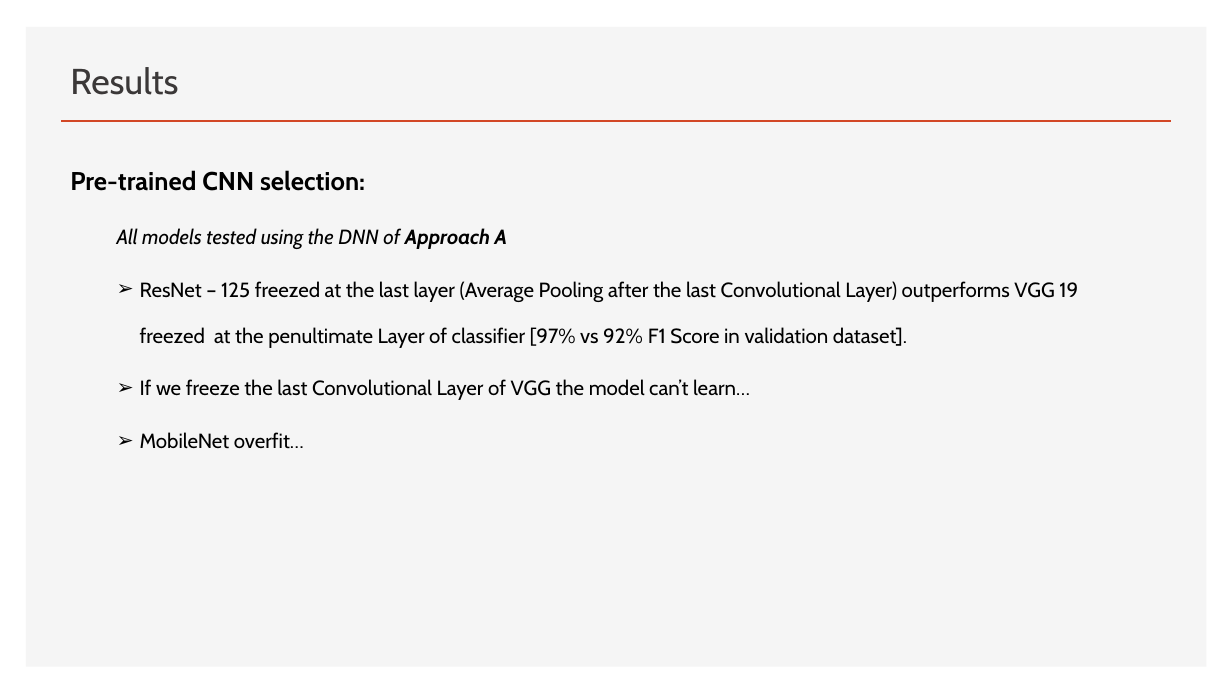
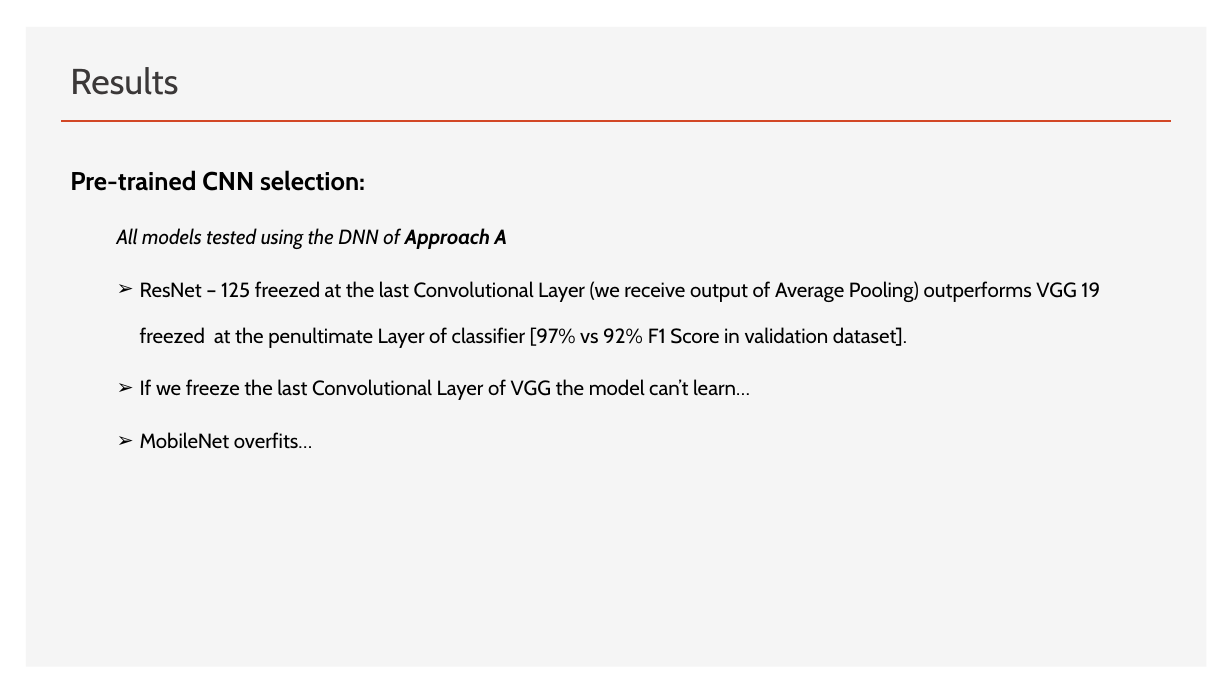
Before and after one commit to gbatsis/actRec, a slide deck: slide 17 of Video Classification using Deep Learning.pptx (slide 12 before the commit). Drawn at 1232x693 pixels with LibreOffice and Linux fonts; fonts in the diff are those of the drawing. Boxes give left, top, right and bottom in pixels: in the first picture for what was removed or moved away, otherwise in the second. Text is boxed around its words. In the diff, an @@ line names an element or a change of style, - is before the commit and + after.

```diff
--- a/Video Classification using Deep Learning.pptx
+++ b/Video Classification using Deep Learning.pptx
@@ text at (140,281,1100,348): text changed @@
-  ➢ ResNet – 125 freezed at the last layer (Average Pooling after the last Convolutional Layer) outperforms VGG 19 freezed at the penultimate Layer of classifier [97% vs 92% F1 Score in validation dataset].
+  ➢ ResNet – 125 freezed at the last Convolutional Layer (we receive output of Average Pooling) outperforms VGG 19 freezed at the penultimate Layer of classifier [97% vs 92% F1 Score in validation dataset].
@@ text at (140,432,312,449): text changed @@
-  ➢ MobileNet overfit…
+  ➢ MobileNet overfits…
```
Also in this commit, not shown: 6 other slides changed, 8 slides added, 2 slides removed.
